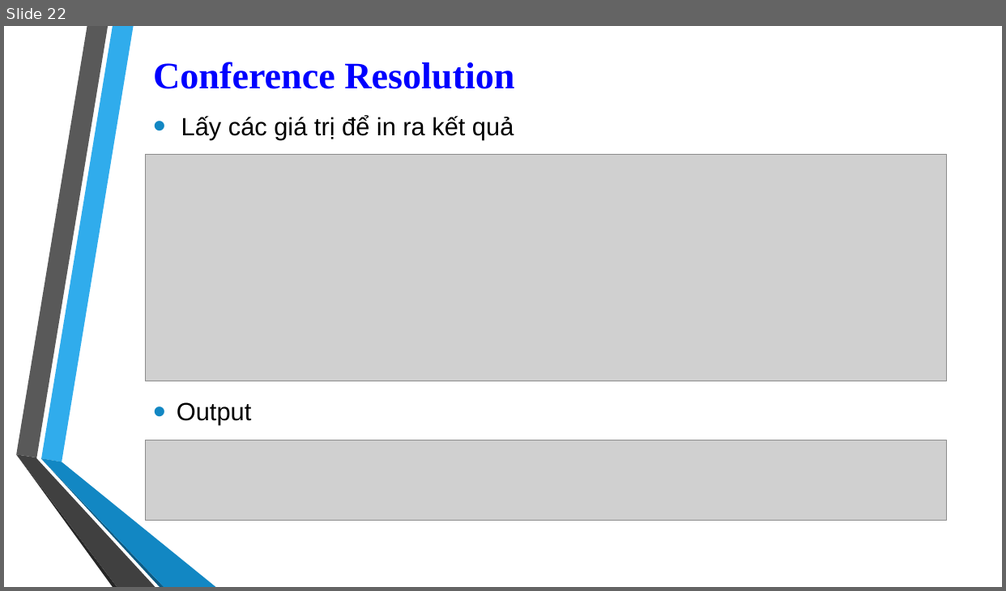
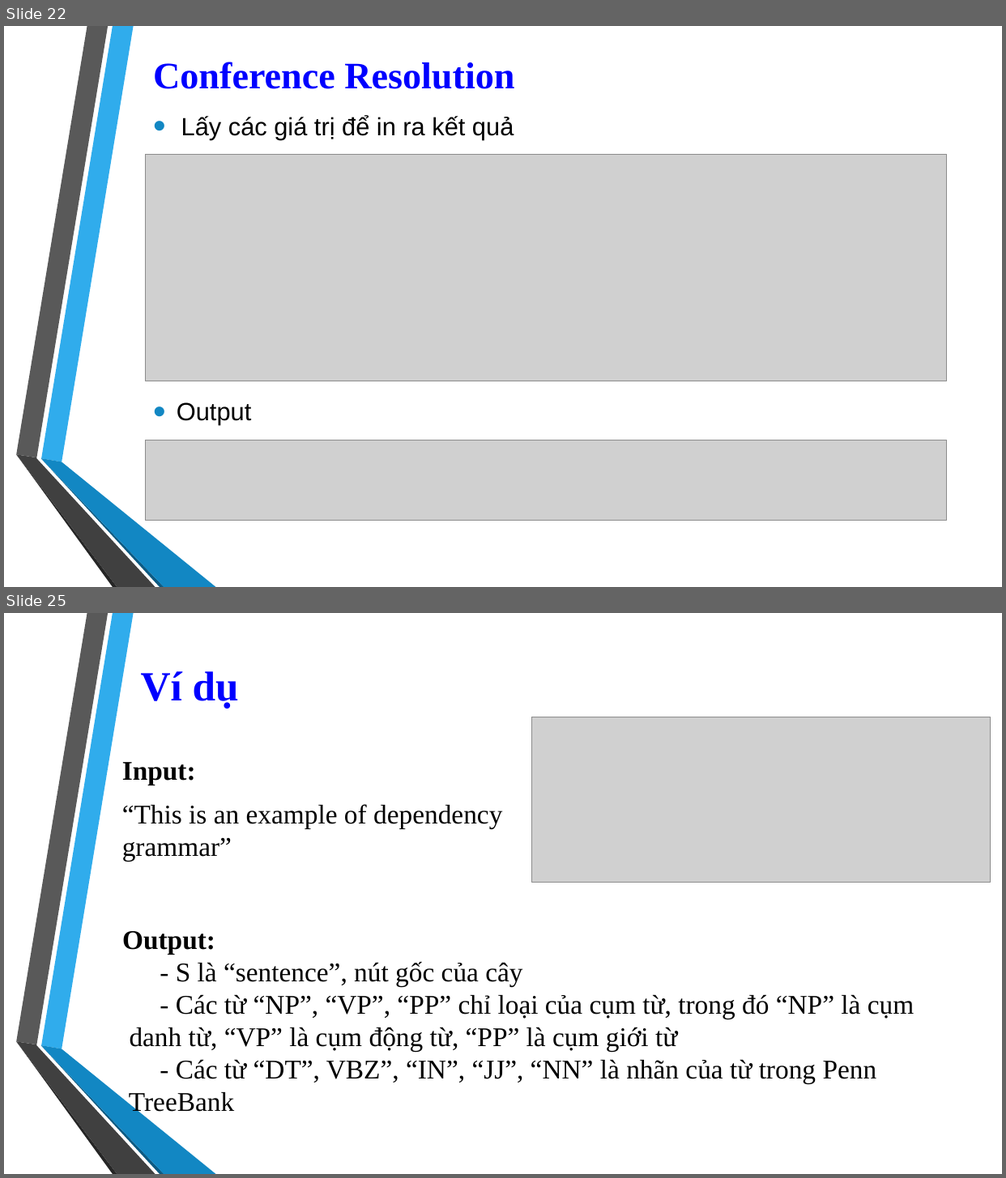
Before and after one commit to 1412520/TextMining, a slide deck: Seminar/Stanford_CoreNLP.pptx. Shown one above the other, each under a label of ours: slide 22 before the commit, slides 22 and 25 after it; the slides between them are not shown. The pictures are 1006x591 and 1006x1178 pixels, drawn with LibreOffice and Linux fonts; fonts in the diff are those of the drawing; grey boxes stand for pictures; background and template pictures are left out. Boxes give left, top, right and bottom in pixels: in the first picture for what was removed or moved away, otherwise in the second. Text is boxed around its words. In the diff, an @@ line names an element or a change of style, - is before the commit and + after.

```diff
--- a/Seminar/Stanford_CoreNLP.pptx
+++ b/Seminar/Stanford_CoreNLP.pptx
@@ slide 25 added at bbox=[4, 613, 1002, 1174], background picture (left out); not listed: 6 template elements that a slide beside it also shows @@
@@ title added at bbox=[141, 671, 239, 709], 40 pt, text #0000FF, bold @@
+Ví dụ
@@ picture added at bbox=[532, 717, 990, 883] @@
@@ text added at bbox=[122, 762, 502, 862], 26 pt, text #000000 @@
+Input:
+“This is an example of dependency grammar”
@@ text added at bbox=[122, 931, 914, 1117], 26 pt, text #000000 @@
+Output:
+- S là “sentence”, nút gốc của cây
+- Các từ “NP”, “VP”, “PP” chỉ loại của cụm từ, trong đó “NP” là cụm danh từ, “VP” là cụm động từ, “PP” là cụm giới từ
+- Các từ “DT”, VBZ”, “IN”, “JJ”, “NN” là nhãn của từ trong Penn TreeBank
```
Also in this commit, not shown: 2 slides changed, 4 other slides added.
